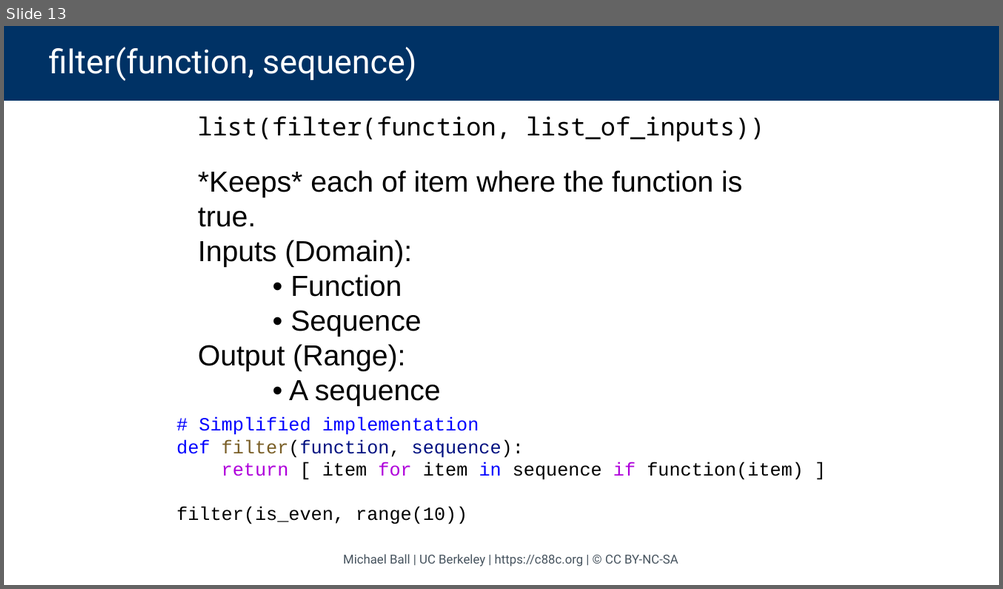
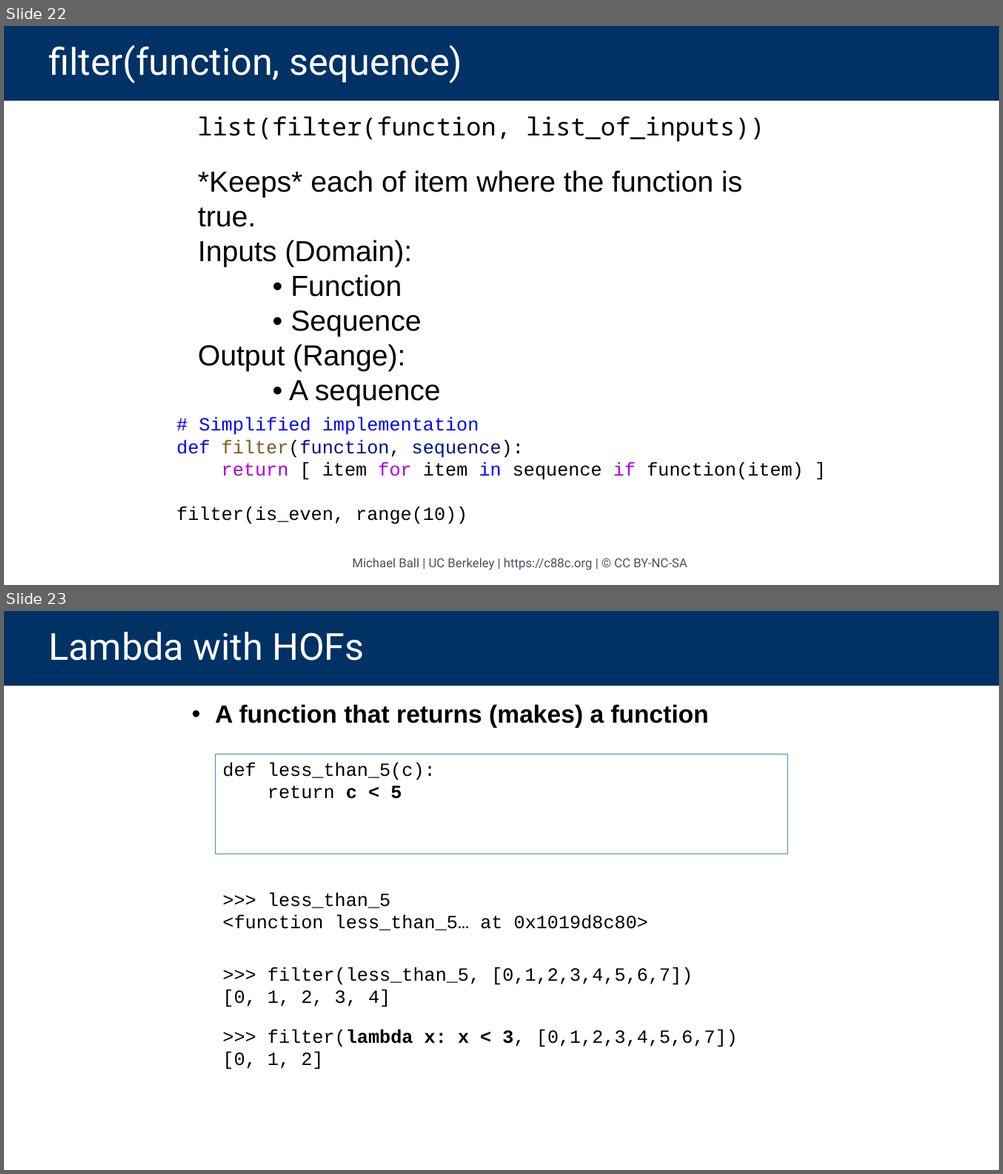
Before and after one commit to cs88-website/sp24, a slide deck: assets/slides/sp24/06-Lists_HOFs.pptx. Shown one above the other, each under a label of ours: slide 13 before the commit, slides 22 and 23 after it. The pictures are 1003x589 and 1003x1174 pixels, drawn with LibreOffice and Linux fonts; fonts in the diff are those of the drawing. Boxes give left, top, right and bottom in pixels: in the first picture for what was removed or moved away, otherwise in the second. Text is boxed around its words. In the diff, an @@ line names an element or a change of style, - is before the commit and + after.

```diff
--- a/assets/slides/sp24/06-Lists_HOFs.pptx
+++ b/assets/slides/sp24/06-Lists_HOFs.pptx
@@ slide 23 added at (4, 611, 999, 1170), background #FFFFFF @@
@@ title added at (4, 611, 999, 686), fill #003265, 36 pt, text #FFFFFF @@
+Lambda with HOFs
@@ text added at (215, 704, 708, 728), 24 pt, text #000000, bold @@
+• A function that returns (makes) a function
@@ rectangle added at (215, 755, 788, 855), outline #4F81BD 0.74 pt, 18 pt, text #000000 @@
+def less_than_5(c):
+return c < 5
@@ text added at (222, 893, 648, 931), 18 pt, text #000000 @@
+>>> less_than_5
+<function less_than_5… at 0x1019d8c80>
@@ text added at (222, 968, 692, 1008), 18 pt, text #000000 @@
+>>> filter(less_than_5, [0,1,2,3,4,5,6,7])
+[0, 1, 2, 3, 4]
@@ text added at (222, 1030, 737, 1070), 18 pt, text #000000 @@
+>>> filter(lambda x: x < 3, [0,1,2,3,4,5,6,7])
+[0, 1, 2]
@@ what was slide 13 is now slide 22 @@
@@ slide 22 changed as well @@
@@ title "filter(function, sequence)" at (4, 26, 999, 101): size 32 to 36 pt @@
@@ text "Michael Ball | UC Berkeley ...": place and size @@
-text "Michael Ball | UC Berkeley ..." at (343, 554, 678, 567)
+text "Michael Ball | UC Berkeley ..." at (352, 558, 687, 571)
```
Also in this commit, not shown: 32 other slides changed, 11 other slides added, 1 slide removed, 5 other files.
